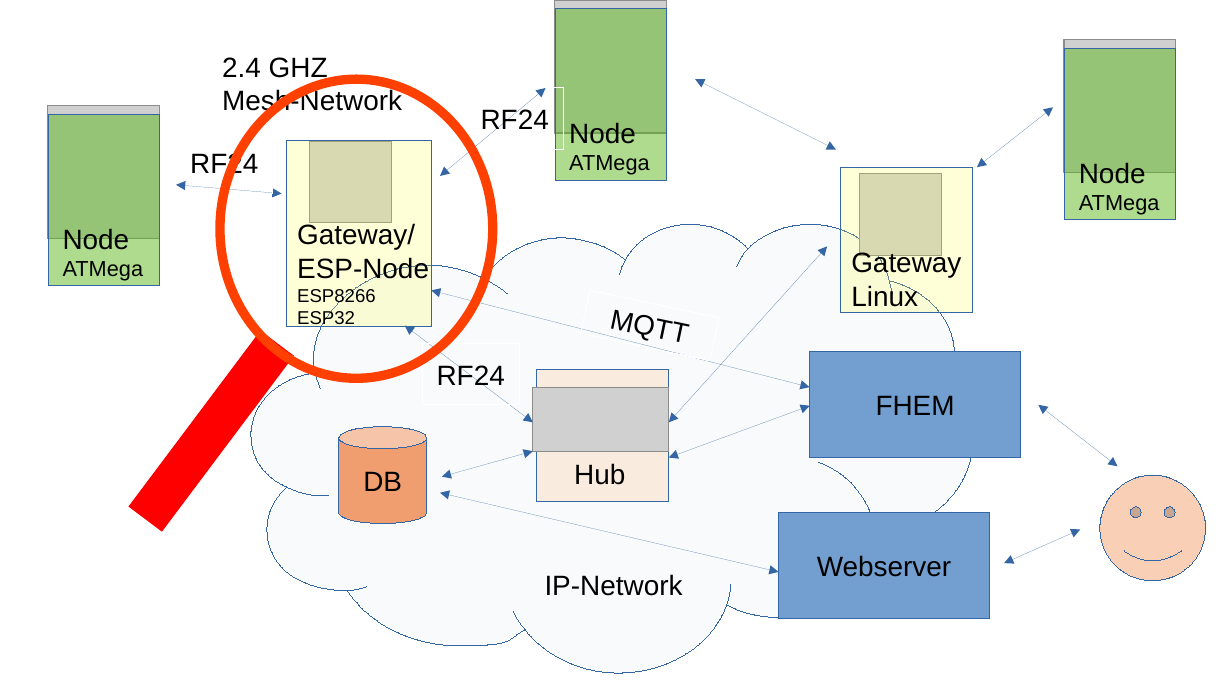
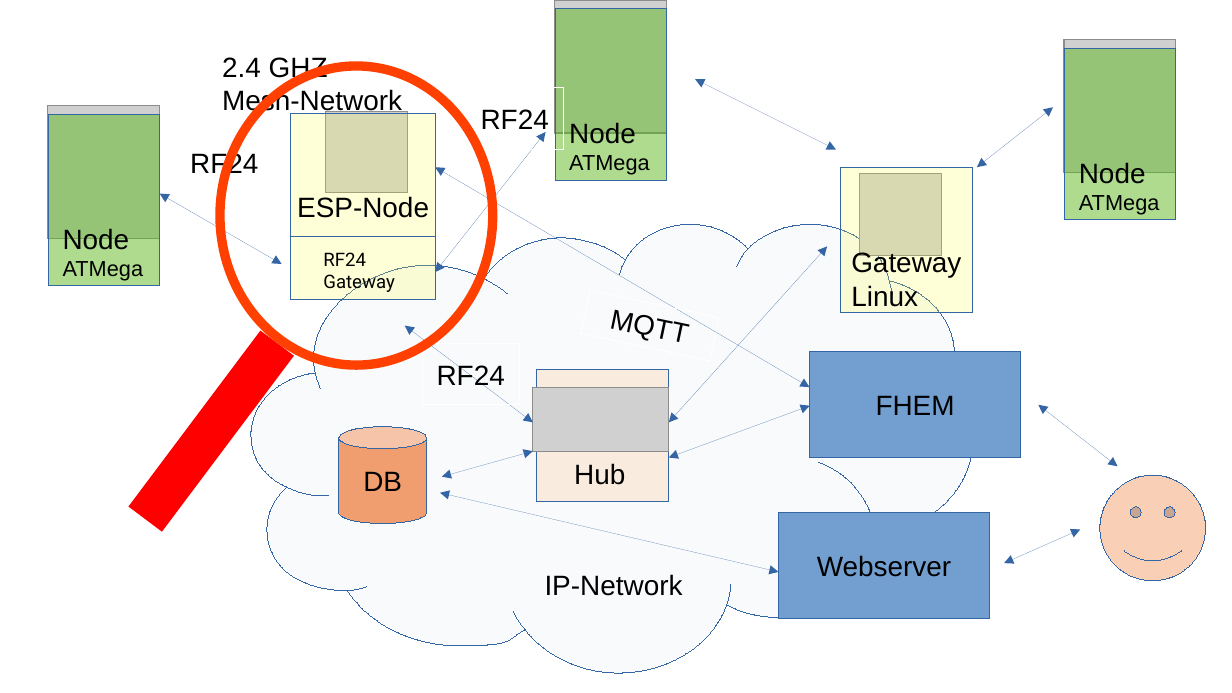
Before and after one commit to wilmsn/RF24Hub, a slide deck: slide 1 of doc/overview.odp. Drawn at 1232x693 pixels with LibreOffice and Linux fonts; fonts in the diff are those of the drawing; grey boxes stand for pictures. Boxes give left, top, right and bottom in pixels: in the first picture for what was removed or moved away, otherwise in the second. Text is boxed around its words. In the diff, an @@ line names an element or a change of style, - is before the commit and + after.

```diff
--- a/doc/overview.odp
+++ b/doc/overview.odp
@@ ellipse moved from (x1=220, y1=79, x2=493, y2=379) to (x1=220, y1=66, x2=493, y2=366) @@
@@ rectangle moved from (x1=286, y1=141, x2=432, y2=326) to (x1=291, y1=114, x2=436, y2=300) @@
@@ picture moved from (x1=310, y1=142, x2=391, y2=224) to (x1=325, y1=112, x2=407, y2=193) @@
@@ double arrow moved from (546, 88) - (440, 176) to (546, 132) - (435, 273) @@
@@ double arrow moved from (809, 387) - (432, 291) to (809, 387) - (435, 168) @@
@@ double arrow moved from (176, 184) - (282, 193) to (160, 193) - (282, 264) @@
@@ text "ESP-Node" moved from (x1=297, y1=223, x2=429, y2=329) to (x1=297, y1=196, x2=429, y2=218) @@
@@ line added from (291, 237) to (435, 237), #3465A4 0 pt @@
@@ text at (x1=297, y1=223, x2=415, y2=250): paragraph removed @@
-Gateway/
@@ text added at (x1=323, y1=252, x2=394, y2=294), 12 pt, text #000000 @@
+RF24
+Gateway
@@ text at (x1=297, y1=288, x2=376, y2=329): paragraphs removed @@
-ESP8266
-ESP32
```
Also in this commit, not shown: 1 other slide changed, 2 slides added, 4 other files.
